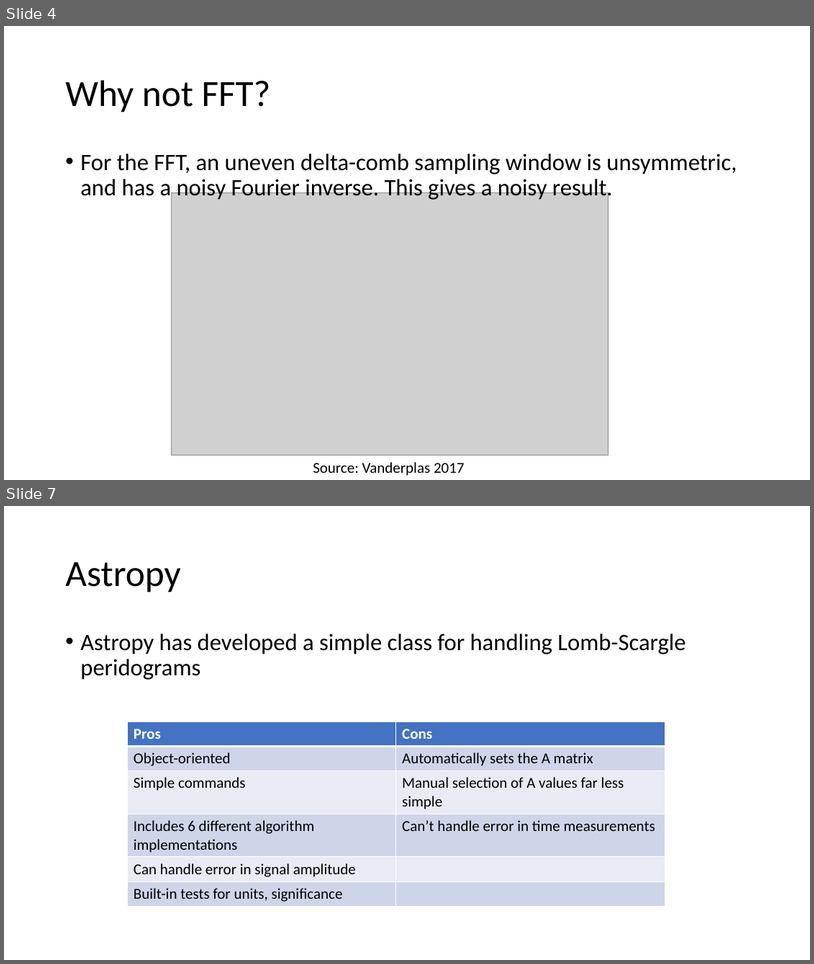
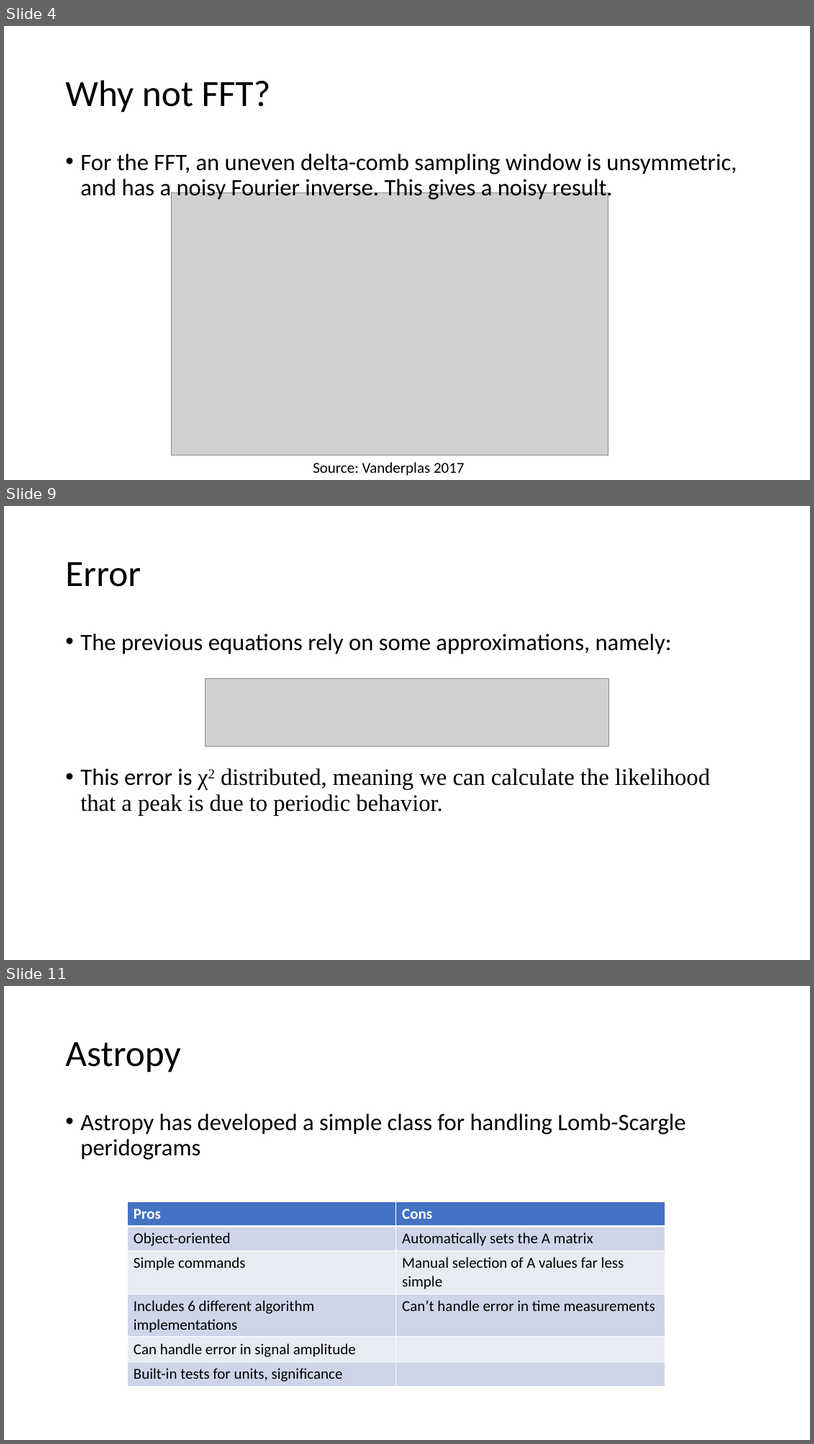
Before and after one commit to Tsintsuntsini/PHYS_581, a slide deck: Presentation2/The Lomb-Scargle Algorithm.pptx. Shown one above the other, each under a label of ours: slides 4 and 7 before the commit, slides 4, 9 and 11 after it; the slides between them are not shown. The pictures are 814x964 and 814x1444 pixels, drawn with LibreOffice and Linux fonts; fonts in the diff are those of the drawing; grey boxes stand for pictures. Boxes give left, top, right and bottom in pixels: in the first picture for what was removed or moved away, otherwise in the second. Text is boxed around its words. In the diff, an @@ line names an element or a change of style, - is before the commit and + after.

```diff
--- a/Presentation2/The Lomb-Scargle Algorithm.pptx
+++ b/Presentation2/The Lomb-Scargle Algorithm.pptx
@@ slide 9 added at (4, 506, 810, 960), background #FFFFFF @@
@@ title added at (65, 562, 141, 587), 44 pt, text #000000 @@
+Error
@@ text added at (80, 633, 710, 815), 28 pt, text #000000 @@
+• The previous equations rely on some approximations, namely:
+• This error is χ2 distributed, meaning we can calculate the likelihood that a peak is due to periodic behavior.
@@ picture added at (205, 678, 609, 746) @@
@@ what was slide 7 is now slide 11 @@
```
Also in this commit, not shown: 2 slides changed, 5 other slides added, 3 other files.
